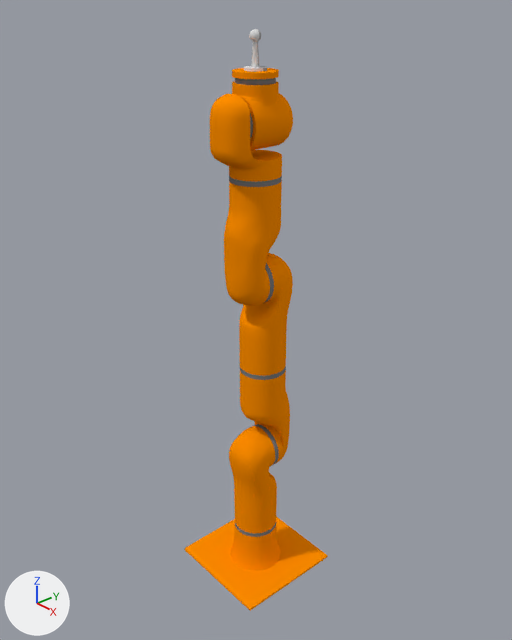
Two versions of the Blender file wrappers/gl_wrapper/blender/lwr07.blend, one commit apart.
Before and after are seen from a camera (50 mm lens) standing at (0.964, -0.837, 1.226) and looking at (-0.01, 0.01, 0.606). Arrows for +X, +Y and +Z are at lower left; the lights stay in place.

Objects in the first picture: 'EndEffector', 'Link00', 'Link01', 'Link02', 'Link03', 'Link04', 'Link05', 'Link06'.
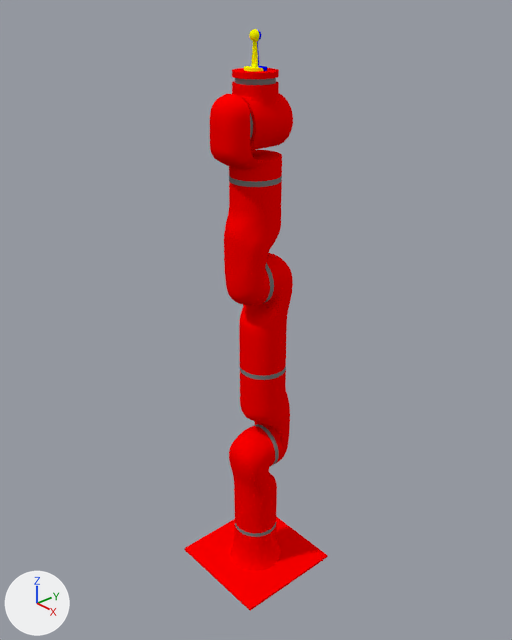
Patch to the scene script:
```diff
--- a/wrappers/gl_wrapper/blender/lwr07.blend.py
+++ b/wrappers/gl_wrapper/blender/lwr07.blend.py
@@ mat_basecolor000 @@
 mat_basecolor000 = diffuse_material('BaseColor000')
-mat_basecolor000.base_color = (1.0, 0.27, 0.0)  # orange #ff8e00
+mat_basecolor000.base_color = (1.0, 0.0, 0.0)  # red #ff0000
@@ mat_armcolor000 @@
 mat_armcolor000 = diffuse_material('ArmColor000')
-mat_armcolor000.base_color = (1.0, 0.27, 0.0)  # orange #ff8e00
+mat_armcolor000.base_color = (1.0, 0.0, 0.0)  # red #ff0000
@@ mat_armcolor001 @@
 mat_armcolor001 = diffuse_material('ArmColor001')
-mat_armcolor001.base_color = (1.0, 0.27, 0.0)  # orange #ff8e00
+mat_armcolor001.base_color = (1.0, 0.0, 0.0)  # red #ff0000
@@ mat_armcolor002 @@
 mat_armcolor002 = diffuse_material('ArmColor002')
-mat_armcolor002.base_color = (1.0, 0.27, 0.0)  # orange #ff8e00
+mat_armcolor002.base_color = (1.0, 0.0, 0.0)  # red #ff0000
@@ mat_armcolor003 @@
 mat_armcolor003 = diffuse_material('ArmColor003')
-mat_armcolor003.base_color = (1.0, 0.27, 0.0)  # orange #ff8e00
+mat_armcolor003.base_color = (1.0, 0.0, 0.0)  # red #ff0000
@@ mat_armcolor004 @@
 mat_armcolor004 = diffuse_material('ArmColor004')
-mat_armcolor004.base_color = (1.0, 0.27, 0.0)  # orange #ff8e00
+mat_armcolor004.base_color = (1.0, 0.0, 0.0)  # red #ff0000
@@ mat_armcolor005 @@
 mat_armcolor005 = diffuse_material('ArmColor005')
-mat_armcolor005.base_color = (1.0, 0.27, 0.0)  # orange #ff8e00
+mat_armcolor005.base_color = (1.0, 0.0, 0.0)  # red #ff0000
@@ mat_armcolor006 @@
 mat_armcolor006 = diffuse_material('ArmColor006')
-mat_armcolor006.base_color = (1.0, 0.27, 0.0)  # orange #ff8e00
+mat_armcolor006.base_color = (1.0, 0.0, 0.0)  # red #ff0000
@@ mat_armcolor007 @@
 mat_armcolor007 = diffuse_material('ArmColor007')
-mat_armcolor007.base_color = (1.0, 0.27, 0.0)  # orange #ff8e00
+mat_armcolor007.base_color = (1.0, 0.0, 0.0)  # red #ff0000
@@ mat_endeffectorcolor0071 @@
 mat_endeffectorcolor0071 = diffuse_material('EndEffectorColor0071')
-mat_endeffectorcolor0071.base_color = (0.75, 0.75, 0.75)  # light grey #e1e1e1
+mat_endeffectorcolor0071.base_color = (1.0, 1.0, 0.0)  # yellow #ffff00
```

Boxes (x1, y1, x2, y2) around the edits, measured in the pictures (512 x 640 px):
'Link00', recoloured (orange to red): (184, 517, 328, 611) in both
'Link04', recoloured (orange to red): (224, 179, 282, 306) in both
'Link03', recoloured (orange to red): (239, 253, 293, 378) in both
'Link01', recoloured (orange to red): (229, 425, 277, 535) in both
'Link05', recoloured (orange to red): (210, 94, 282, 184) in both
'Link02', recoloured (orange to red): (240, 368, 290, 464) in both
'Link06', recoloured (orange to red): (232, 80, 293, 150) in both
'EndEffector', recoloured: (232, 29, 279, 82) in both
